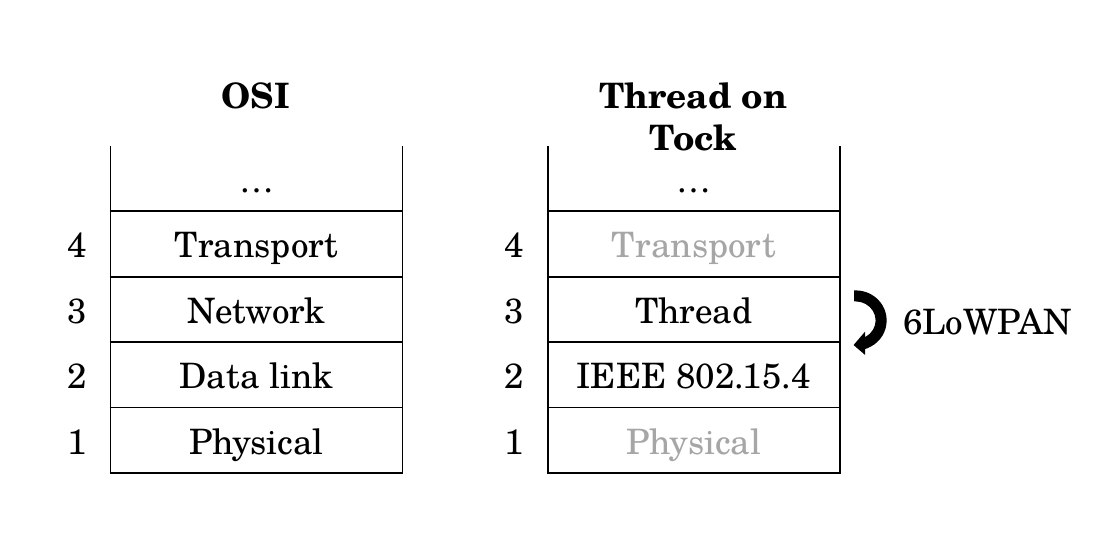
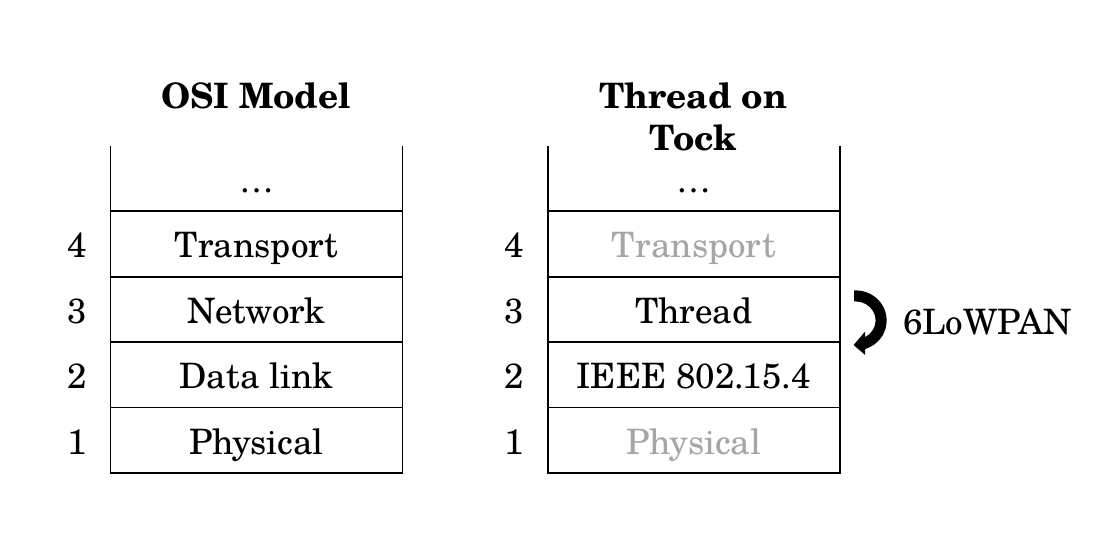
Before and after one commit to mog96/curis-2017-poster, a slide deck: slide 1 of graphics/tock-net-stack.pptx. Drawn at 1120x560 pixels with LibreOffice and Linux fonts; fonts in the diff are those of the drawing. Boxes give left, top, right and bottom in pixels: in the first picture for what was removed or moved away, otherwise in the second. Text is boxed around its words. In the diff, an @@ line names an element or a change of style, - is before the commit and + after.

Commit message:
Updates network stack graphic to say OSI Model instead of OSI.

```diff
--- a/graphics/tock-net-stack.pptx
+++ b/graphics/tock-net-stack.pptx
@@ text at [161,82,350,109]: text changed @@
-OSI
+OSI Model
```
Also in this commit, not shown: 2 other files.
